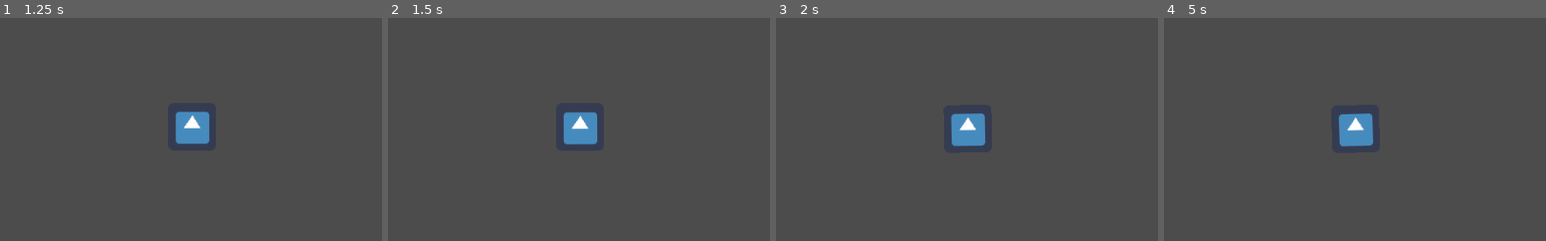
Above: before the commit, frames 1-4 (left to right).
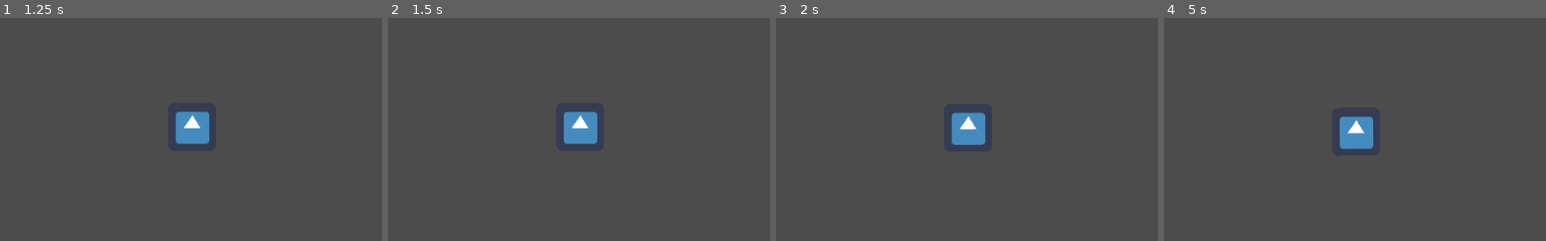
Above: after the commit, the same moments.

Repository: Plukers/ldjam42
Game: Godot game, scene res://Game.tscn
The game is run twice, just before and just after one commit, with the same random seed, the same clock (stepped at 60 frames per second) and the same inputs. The engine's default icon, where the game draws it, is replaced by a stand-in: a white triangle on a blue panel in a dark square.
Inputs:
- Up to frame 1 (1.25 s): tap Enter at 0.5 s; hold Right (ui_right) from 0.53 s (still down)
- Up to frame 2 (1.5 s): tap Space at 1.25 s; release Right (ui_right) at 1.28 s; hold Down (ui_down) from 1.28 s (still down)
- Up to frame 3 (2 s): keep holding Down (ui_down)
- Up to frame 4 (5 s): release Down (ui_down) at 2.03 s; hold Right (ui_right) 2.03-2.78 s; tap Enter at 2.75, 4.25 s; hold Up (ui_up) 2.78-3.53 s; tap Space at 3.5 s; hold Left (ui_left) from 3.53 s (still down)
The pictures show only the part of the screen within x 22-72%, y 31-81%; the shares and areas given below are measured in that part.

Frame 1 is identical in both runs. In frame 2, 0.1% of the frame differs, in the area x 46-55%, y 41-57%; in frame 3, 0.2%; in frame 4, 0.5%, in the area x 45-55%, y 42-59%.

Commit message:
fix issue with paused acceleration and tweeked some input parameters

Diff:
--- a/Player.gd
+++ b/Player.gd
@@ -8,6 +8,11 @@
 var _wheel_base = 50
 var _front_wheel = Vector2()
 var _back_wheel = Vector2()
+
+var _up
+var _down
+var _left
+var _right
 
 func _ready():
 	_car_location = self.position
@@ -20,24 +25,21 @@
 
 func _input(event):
 	if(Input.is_action_pressed("ui_left")):
-		if(_steer_angle >= -35 * (PI/180)):
-			_steer_angle -= 0.1
-			print("wheel_angle: ", _steer_angle)
-
+		_left = true
+	else:
+		_left = false
 	if(Input.is_action_pressed("ui_right")):
-		if(_steer_angle <= 35 * (PI/180)):
-			_steer_angle += 0.1
-			print("wheel_angle: ", _steer_angle)
-
+		_right = true
+	else:
+		_right = false
 	if(Input.is_action_pressed("ui_down")):
-		_car_speed -= 2
-		print("car_speed: " , _car_speed)
-
+		_down = true
+	else:
+		_down = false
 	if(Input.is_action_pressed("ui_up")):
-		_car_speed += 2
-		print("car_speed: " , _car_speed)
-
-
+		_up = true
+	else:
+		_up = false
 
 func _process(delta):
 	_front_wheel += _car_speed * delta * Vector2(cos(_car_heading + _steer_angle), sin(_car_heading + _steer_angle))
@@ -50,4 +52,18 @@
 	self.position = _car_location
 	self.rotation = _car_heading
 
+	# steering
+	if(_left):
+		if(_steer_angle >= -35 * (PI/180)):
+			_steer_angle -= 0.0005
+	if(_right):
+		if(_steer_angle <= 35 * (PI/180)):
+			_steer_angle += 0.0005
+	if(_down):
+		_down = true
+		_car_speed -= 0.1
+	if(_up):
+		_up = true
+		_car_speed += 0.1
+
 	pass
